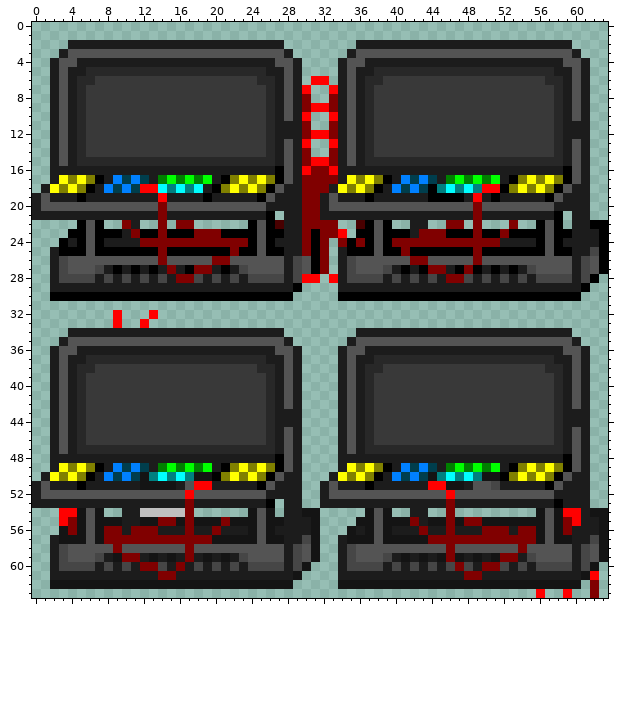
Pixel-art sprite: Resources/Textures/Constructible/Specific/Engines/PA/control_box.rsi/boxc.png. The picture above was drawn from the file before the commit.
The file is 64x64 pixels.
Once edited:
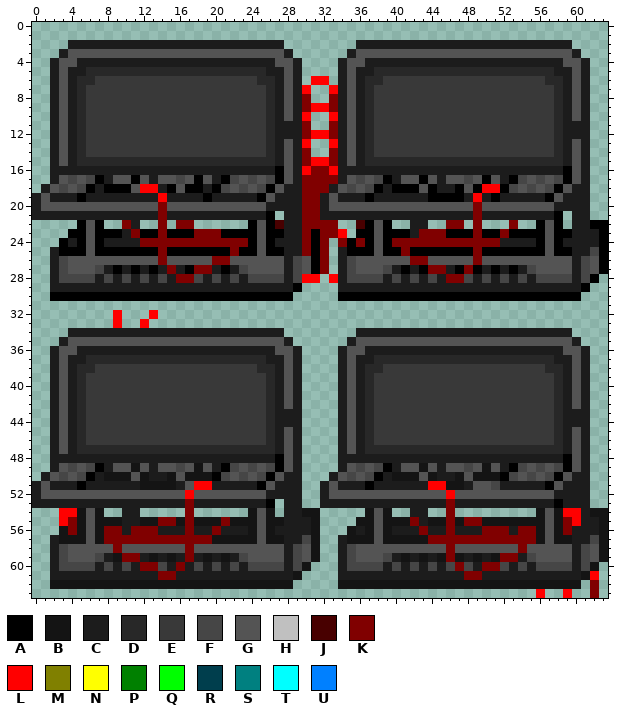
Palette (. is transparent): A #000000  B #141414  C #1c1c1c  D #282828  E #393939  F #464646  G #545454  H #c0c0c0  J #480000  K #800000  L #ff0000  M #808000  N #ffff00  P #008000  Q #00ff00  R #003e4d  S #008080  T #00ffff  U #0080ff
Edits made:
@@ x 0..63 @@
 16 ..CCCCCCCCCCCCCCCCCCCCCCCCCAGCLKKLCCCCCCCCCCCCCCCCCCCCCCCCCAGC..
-17 ..CNMNMACURURCPQPQPQCAMNMNMAGCKKKKCNMNMACURURCPQPQPQCAMNMNMAGC..
-18 .CNMNMACURURLLTSTSTCAMNMNMAGCCKKKCNMNMACURURASTSTSLLAMNMNMAGCC..
+17 ..CGFGFACGGAGCGGFGAGCAFGFGFAGCKKKKCGFGFACGGAGCGGFGAGCAFGFGFAGC..
+18 .CGFGFACAAAGLLCAGAACAFGFGFAGCCKKKCGFGFACAAAGACCAGALLAFGFGFAGCC..
 19 CGCCCACCCCCCCCLCCCCACCCCCAGCCCKKCGCCCACCCCCCAAAACLCACCCCCAGCCC..
@@ x 0..63 @@
 48 ..CCCCCCCCCCCCCCCCCCCCCCCCCAGC....CCCCCCCCCCCCCCCCCCCCCCCCCAGC..
-49 ..CNMNMACURURCPQPQPQCAMNMNMAGC....CNMNMACURURCPQPQPQCAMNMNMAGC..
-50 .CNMNMACURURBSTSTSBBAMNMNMAGCC...CNMNMACURURBSTSTSBBAMNMNMAGCC..
+49 ..CGFGFACGGBGCGGFGBGCAFGFGFAGC....CGFGFACGGBGCGGFGBGCAFGFGFAGC..
+50 .CGFGFACBBBGBCCBGBBBAFGFGFAGCC...CGFGFACBBBGBCCBGBBBAFGFGFAGCC..
 51 CGCCCACCCCCCBBBBCGLLCCCCCAGCCC..CGCCCACCCCCCLLBBCGGFCCCCCAGCCC..
@@ x 10..18 @@
 53 CCCCCCCKC
-54 CCHHHHHK.
+54 CC.....K.
 55 CCBBKKBKB
